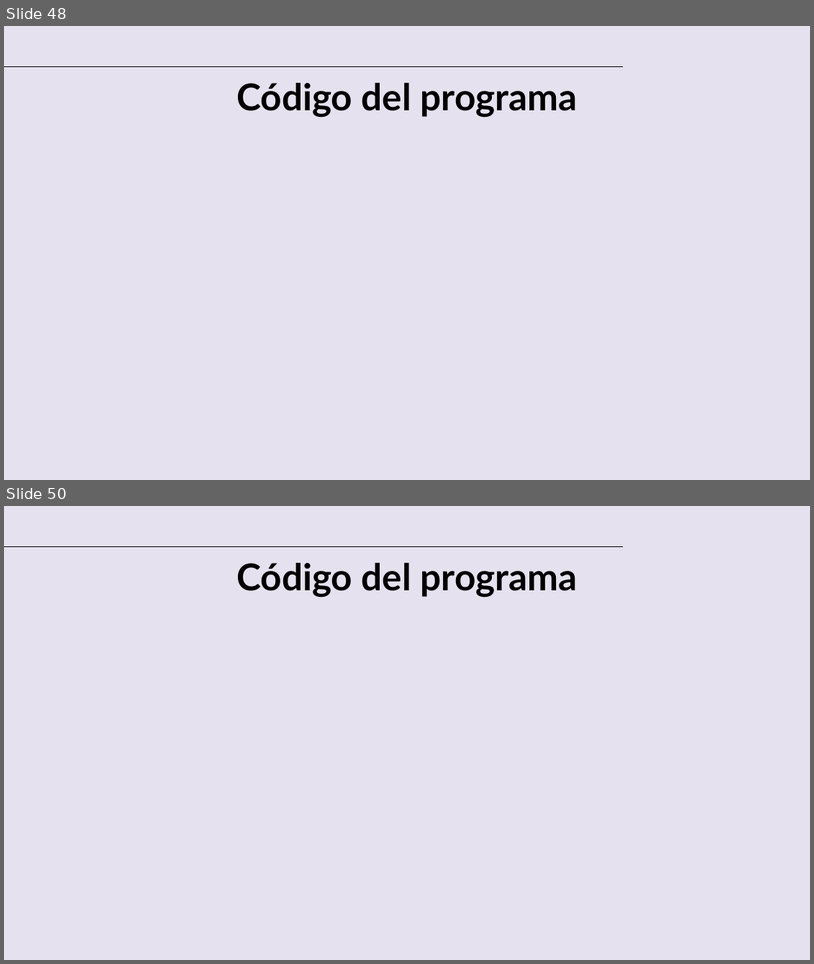
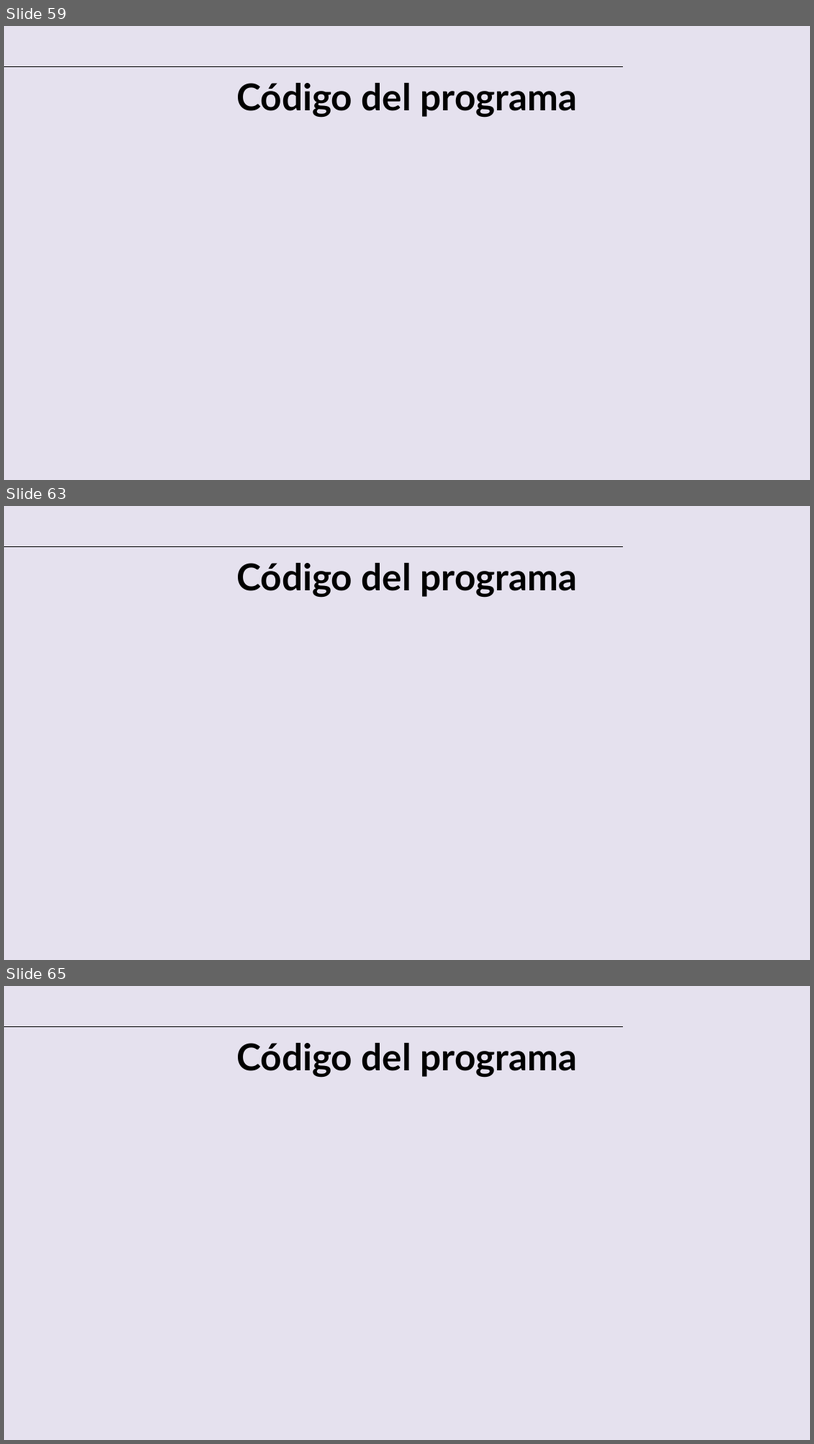
Before and after one commit to dayanaArmasB/Trabajo-final, a slide deck: Presentacion final.pptx. Shown one above the other, each under a label of ours: slides 48 and 50 before the commit, slides 59, 63 and 65 after it; the slides between them are not shown. The pictures are 814x964 and 814x1444 pixels, drawn with LibreOffice and Linux fonts; fonts in the diff are those of the drawing. Boxes give left, top, right and bottom in pixels: in the first picture for what was removed or moved away, otherwise in the second. Text is boxed around its words. In the diff, an @@ line names an element or a change of style, - is before the commit and + after.

```diff
--- a/Presentacion final.pptx
+++ b/Presentacion final.pptx
@@ slide 63 added at (4,506,810,960), background #E5E1EE; not listed: 1 template element that a slide beside it also shows @@
@@ title added at (237,563,578,597), 33 pt, text #000000, bold @@
+Código del programa
@@ what was slide 48 is now slide 59 @@
@@ what was slide 50 is now slide 65 @@
```
Also in this commit, not shown: 15 other slides added, 1 slide removed, 10 other files.
